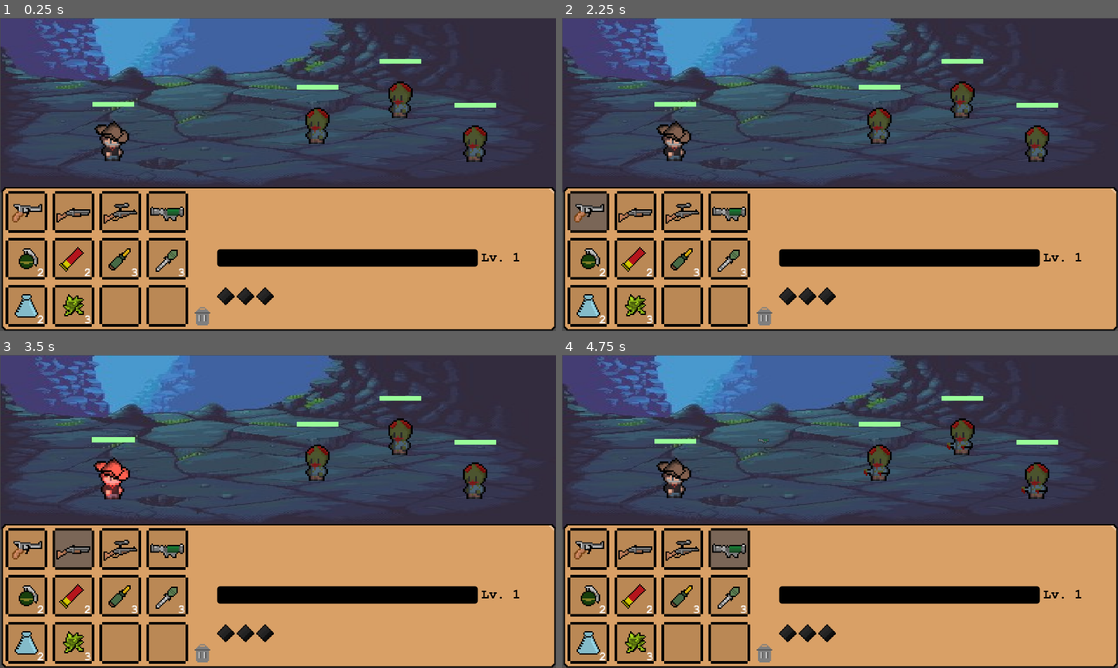
Above: before the commit, frames 1-4 (two rows, left to right).
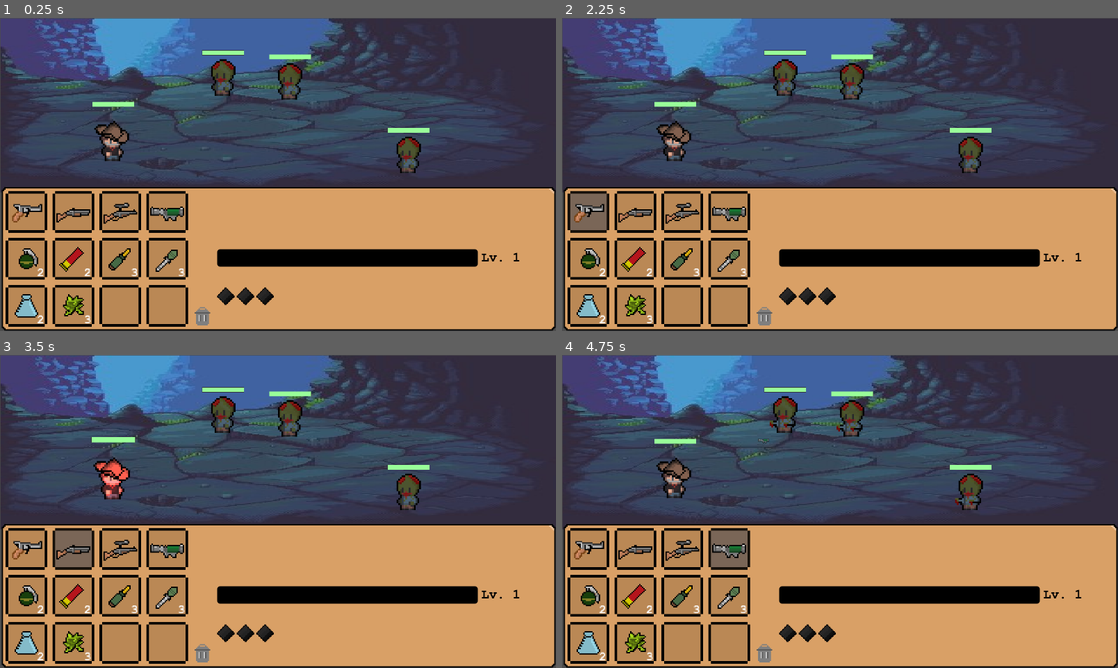
Above: after the commit, the same moments.

Repository: BernardoFioreze/DeadAgain
Game: Godot game, scene res://Scenes/Main.tscn
Two runs of this game, one before a commit and one after it. Both use one fixed random seed, a clock stepped at 60 frames per second and the inputs below.
Inputs (mouse positions are in pixels of both pictures, inside the frame that each line leads up to):
- Up to frame 1 (0.25 s): no input
- Up to frame 2 (2.25 s): drag from (673, 133) to (895, 105) at 0.52 s; tap Enter at 1.25 s; drag from (962, 89) to (812, 237) at 1.27 s; tap Space at 2 s; move the mouse to (589, 212) at 2.02 s; hold Ctrl from 2.03 s (still down); click (589, 212) at 2.17 s
- Up to frame 3 (3.5 s): release Ctrl at 2.75 s; tap Enter at 2.75 s; drag from (72, 549) to (111, 464) at 2.77 s
- Up to frame 4 (4.75 s): drag from (684, 549) to (867, 511) at 3.52 s; tap Space at 4.25 s; drag from (728, 549) to (756, 433) at 4.27 s

The runs differ from the first frame. In frame 1, 3.0% of the frame differs, in the area x 36-90%, y 10-50%; in frame 2, 3.0%; in frame 3, 3.0%; in frame 4, 3.1%.

Commit message:
Spawns passam a ser aleatórios. Boss spawna em quartos múltiplos de 5

Diff:
--- a/GameSystem/RoomManager.gd
+++ b/GameSystem/RoomManager.gd
@@ -4,12 +4,16 @@
 var current_room
 var player_state: Dictionary
 
+var room_change_count : int
+
 func _ready() -> void:
 	Global.room_manager = self
+	room_change_count = 0
 
 func change_room(room_path: String, room):
 	current_room = room
 	save_player_state()
+	room_change_count += 1
 
 	var new_room = load(room_path).instantiate()
 	get_tree().root.add_child(new_room)
@@ -20,6 +24,8 @@
 	current_room = new_room
 	restore_player_state()
 
+func get_room_change_count():
+	return room_change_count
 
 func save_player_state():
 	var player = current_room.player
--- a/Scenes/Main.tscn
+++ b/Scenes/Main.tscn
@@ -1,7 +1,7 @@
 [gd_scene load_steps=3 format=3 uid="uid://bh7m4gdig84iu"]
 
 [ext_resource type="Script" uid="uid://ctgi7o2yrt2dd" path="res://GameSystem/RoomManager.gd" id="1_idj7w"]
-[ext_resource type="PackedScene" uid="uid://dlft2yena0ndb" path="res://Scenes/Rooms/Room1.tscn" id="1_r150o"]
+[ext_resource type="PackedScene" uid="uid://dlft2yena0ndb" path="res://Scenes/Room.tscn" id="1_r150o"]
 
 [node name="Main" type="Node2D"]
 script = ExtResource("1_idj7w")
--- a/Scenes/Rooms/Room1.tscn
+++ b/Scenes/Room.tscn
@@ -1,14 +1,15 @@
 [gd_scene load_steps=6 format=3 uid="uid://dlft2yena0ndb"]
 
-[ext_resource type="Script" path="res://Scripts/room.gd" id="1_kdtvj"]
+[ext_resource type="Script" uid="uid://bg03vdoq8pg0x" path="res://Scripts/room.gd" id="1_kdtvj"]
 [ext_resource type="Texture2D" uid="uid://b6xio3jq0q8k3" path="res://Assets/Backgrounds/CaveBackground.jpg" id="2_fo1vw"]
 [ext_resource type="PackedScene" uid="uid://di78jq0fsna0q" path="res://Scenes/Rick.tscn" id="3_j3utp"]
-[ext_resource type="PackedScene" uid="uid://cnhlmolxqm83c" path="res://Scenes/zombie.tscn" id="4_kdje2"]
 [ext_resource type="PackedScene" uid="uid://w2uqfrxjjbao" path="res://Scenes/UI/ui_info.tscn" id="5_4uh16"]
+
+[sub_resource type="RectangleShape2D" id="RectangleShape2D_x5lkd"]
+size = Vector2(768.5, 222)
 
 [node name="Room" type="Node2D"]
 script = ExtResource("1_kdtvj")
-next_room_path = "res://Scenes/Rooms/Room2.tscn"
 
 [node name="TextureRect" type="TextureRect" parent="."]
 offset_left = 1.0
@@ -23,14 +24,10 @@
 z_index = 1
 position = Vector2(261, 265)
 
-[node name="Zombie" parent="." instance=ExtResource("4_kdje2")]
-z_index = 1
-position = Vector2(922, 166)
-
 [node name="UI_Info" parent="." instance=ExtResource("5_4uh16")]
 
-[node name="Zombie2" parent="." instance=ExtResource("4_kdje2")]
-position = Vector2(731, 226)
+[node name="SpawnArea" type="Area2D" parent="."]
+position = Vector2(823, 201)
 
-[node name="Zombie3" parent="." instance=ExtResource("4_kdje2")]
-position = Vector2(1094, 267)
+[node name="CollisionShape2D" type="CollisionShape2D" parent="SpawnArea"]
+shape = SubResource("RectangleShape2D_x5lkd")
--- a/Scenes/Rooms/Room2.tscn
+++ /dev/null
@@ -1,32 +0,0 @@
-[gd_scene load_steps=7 format=3 uid="uid://d2828m24fkdpp"]
-
-[ext_resource type="Script" path="res://Scripts/room.gd" id="1_momfn"]
-[ext_resource type="Texture2D" uid="uid://b6xio3jq0q8k3" path="res://Assets/Backgrounds/CaveBackground.jpg" id="2_cuhup"]
-[ext_resource type="PackedScene" uid="uid://di78jq0fsna0q" path="res://Scenes/Rick.tscn" id="3_0lgib"]
-[ext_resource type="PackedScene" uid="uid://cnhlmolxqm83c" path="res://Scenes/zombie.tscn" id="4_ut3n5"]
-[ext_resource type="PackedScene" uid="uid://w2uqfrxjjbao" path="res://Scenes/UI/ui_info.tscn" id="5_7a7y1"]
-[ext_resource type="PackedScene" uid="uid://c6xfymyr06r2d" path="res://Scenes/Boss.tscn" id="6_cuhup"]
-
-[node name="Room" type="Node2D"]
-script = ExtResource("1_momfn")
-next_room_path = "res://Scenes/Rooms/Room1.tscn"
-
-[node name="TextureRect" type="TextureRect" parent="."]
-offset_right = 1280.0
-offset_bottom = 400.0
-texture = ExtResource("2_cuhup")
-expand_mode = 1
-
-[node name="Rick" parent="." groups=["Character"] instance=ExtResource("3_0lgib")]
-position = Vector2(243, 237)
-
-[node name="Zombie" parent="." instance=ExtResource("4_ut3n5")]
-position = Vector2(716, 120)
-
-[node name="Zombie2" parent="." instance=ExtResource("4_ut3n5")]
-position = Vector2(825, 280)
-
-[node name="UI_Info" parent="." instance=ExtResource("5_7a7y1")]
-
-[node name="Boss" parent="." instance=ExtResource("6_cuhup")]
-position = Vector2(1054, 190)
--- a/Scenes/zombie.tscn
+++ b/Scenes/zombie.tscn
@@ -41,6 +41,8 @@
 
 [node name="Zombie" type="CharacterBody2D" groups=["Enemy", "zombies"]]
 scale = Vector2(4, 4)
+collision_layer = 3
+collision_mask = 3
 input_pickable = true
 script = ExtResource("1_n70j1")
 attack_force = 8
@@ -57,14 +59,14 @@
 shape = SubResource("CapsuleShape2D_iyl7r")
 
 [node name="HealthBar" parent="." instance=ExtResource("3_iyl7r")]
-offset_left = -12.0
-offset_top = -18.0
-offset_right = 228.0
-offset_bottom = 9.0
+offset_left = -12.25
+offset_top = -10.25
+offset_right = 227.75
+offset_bottom = 16.75
 scale = Vector2(0.1, 0.1)
 
 [node name="Marker2D" type="Marker2D" parent="."]
-position = Vector2(0, 12)
+position = Vector2(-0.25, -0.75)
 
 [connection signal="input_event" from="." to="." method="_on_input_event"]
 [connection signal="mouse_entered" from="." to="." method="_on_mouse_entered"]
--- a/Scripts/inv_ui_slot.gd
+++ b/Scripts/inv_ui_slot.gd
@@ -175,6 +175,3 @@
 	inv.select(my_index)
 	inv.update.emit()
 	drop_finished.emit()
-
-func is_receipt(item1 : InvItem, item2: InvItem):
-	return
--- a/Scripts/rick.gd
+++ b/Scripts/rick.gd
@@ -24,6 +24,7 @@
 	Global.player = self
 	health_bar.init_health(health)
 
+func connect_zombies():
 	for zombie in get_tree().get_nodes_in_group("zombies"):
 		zombie.connect("clicked", _on_zombie_clicked)
 
--- a/Scripts/room.gd
+++ b/Scripts/room.gd
@@ -1,22 +1,98 @@
 extends Node
 class_name Room
 
-@export var next_room_path: String
-
-
 @onready var turn_manager = preload("res://GameSystem/TurnManager.gd").new()
 @onready var player: CharacterBody2D = $Rick
+@onready var spawn_area = $SpawnArea
+
+var zombie_count: int
+var zombies = []
+
+var spawned_positions = []
 
 func _ready():
-	var zombies = get_tree().get_nodes_in_group("zombies")
-	print(self)
-	turn_manager.initialize(player,get_tree(), zombies, self)
+	randomize()
+	spawned_positions.clear()
+
+	if Global.room_manager != null && Global.room_manager.get_room_change_count() % 5 == 0:
+		zombie_count = randi_range(1, 2)
+		_spawn_boss()
+	else:
+		zombie_count = randi_range(2, 4)
+	_spawn_zombies()
+
+	Global.player.connect_zombies()
+
+	# Atualiza a lista de zumbis para o turn manager
+	zombies = get_tree().get_nodes_in_group("zombies")
+	turn_manager.initialize(player, get_tree(), zombies, self)
+
+func _spawn_zombies():
+	var zombie_scene = preload("res://Scenes/zombie.tscn")
+	var rect_shape = spawn_area.get_node("CollisionShape2D").shape as RectangleShape2D
+	var global_pos = spawn_area.global_position
+	var extents = rect_shape.extents
+
+	var min_distance = 100
+	var min_distance_sq = min_distance * min_distance
+
+	for i in range(zombie_count):
+		var spawn_pos = Vector2()
+		var tries = 0
+		while true:
+			spawn_pos = _get_random_position(global_pos, extents)
+			var too_close = false
+			for pos in spawned_positions:
+				if spawn_pos.distance_squared_to(pos) < min_distance_sq:
+					too_close = true
+					break
+			tries += 1
+			if not too_close or tries > 20:
+				break
+
+		var zombie = zombie_scene.instantiate()
+		zombie.position = spawn_pos
+		add_child(zombie)
+		spawned_positions.append(spawn_pos)
+
+func _spawn_boss():
+	var boss_scene = preload("res://Scenes/Boss.tscn")
+	var boss = boss_scene.instantiate()
+
+	var rect_shape = spawn_area.get_node("CollisionShape2D").shape as RectangleShape2D
+	var global_pos = spawn_area.global_position
+	var extents = rect_shape.extents
+
+	var min_distance = 300
+	var min_distance_sq = min_distance * min_distance
+
+	var spawn_pos = Vector2()
+	var tries = 0
+	while true:
+		spawn_pos = _get_random_position(global_pos, extents)
+		var too_close = false
+		for pos in spawned_positions:
+			if spawn_pos.distance_squared_to(pos) < min_distance_sq:
+				too_close = true
+				break
+		tries += 1
+		if not too_close or tries > 20:
+			break
+
+	boss.position = spawn_pos
+	add_child(boss)
+	spawned_positions.append(spawn_pos)
+
+func _get_random_position(area_pos: Vector2, extents: Vector2) -> Vector2:
+	var x = randf_range(area_pos.x - extents.x, area_pos.x + extents.x)
+	var y = randf_range(area_pos.y - extents.y, area_pos.y + extents.y)
+	return Vector2(x, y)
 
 func _process(delta) -> void:
-	var zombies = turn_manager.get_zombies()
+	var current_zombies = turn_manager.get_zombies()
 	var count := 0
 	var droppable_items = turn_manager.get_droppable_items()
-	for zombie in zombies:
+	for zombie in current_zombies:
 		if zombie == null:
 			continue
 		else:
@@ -24,14 +100,10 @@
 	if count == 0:
 		var item_count := 0
 		for child in get_children():
-			#print(child.get_script() in droppable_items)
 			if child.get_script() in droppable_items:
-				#print(child)
 				item_count += 1
-		#print(item_count)
 		if item_count == 0:
-			#print(children)
 			_on_combat_ended()
 
 func _on_combat_ended():
-	Global.room_manager.change_room(next_room_path, self)
+	Global.room_manager.change_room("res://Scenes/Room.tscn", self)
--- a/Scripts/zombie.gd
+++ b/Scripts/zombie.gd
@@ -17,7 +17,7 @@
 	preload("res://Scenes/Collectables/gunpowder_collectable.tscn"),
 	preload("res://Scenes/Collectables/flask_collectable.tscn"),
 	preload("res://Scenes/Collectables/herb_collectable.tscn"),
-	preload("res://Scenes/Collectables/metalScrap_collectable.tscn"),
+	preload("res://Scenes/Collectables/metalScrap_collectable.tscn")
 ]
 
 func _ready() -> void:
